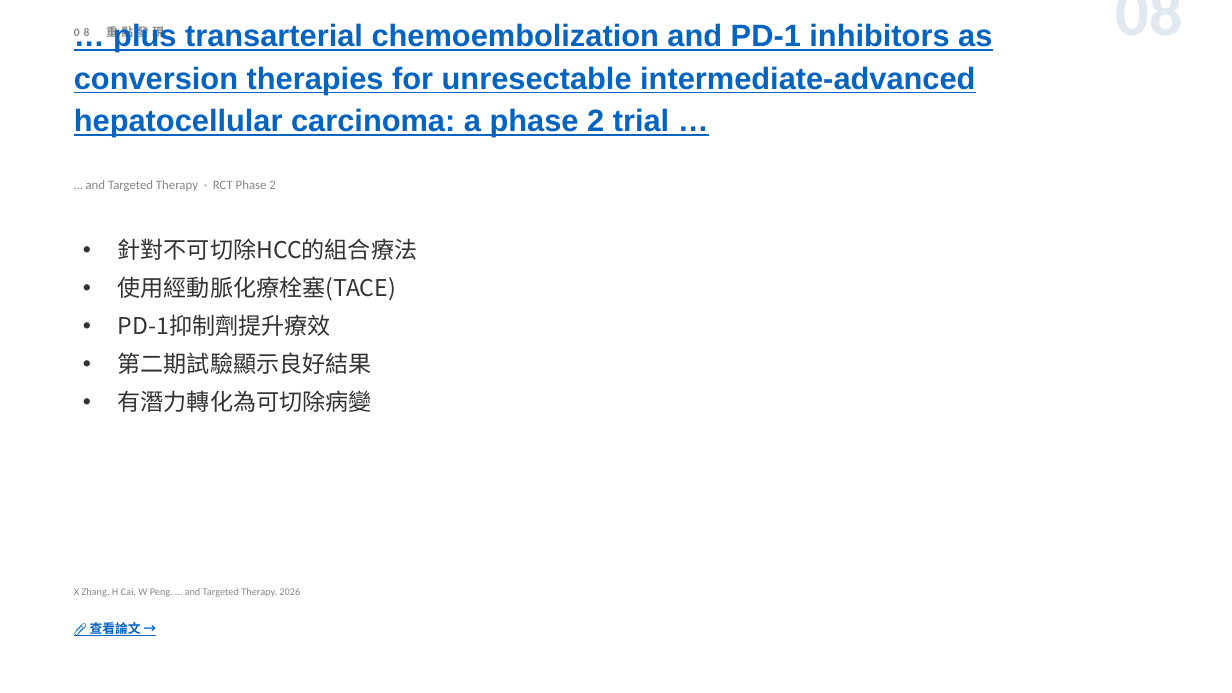
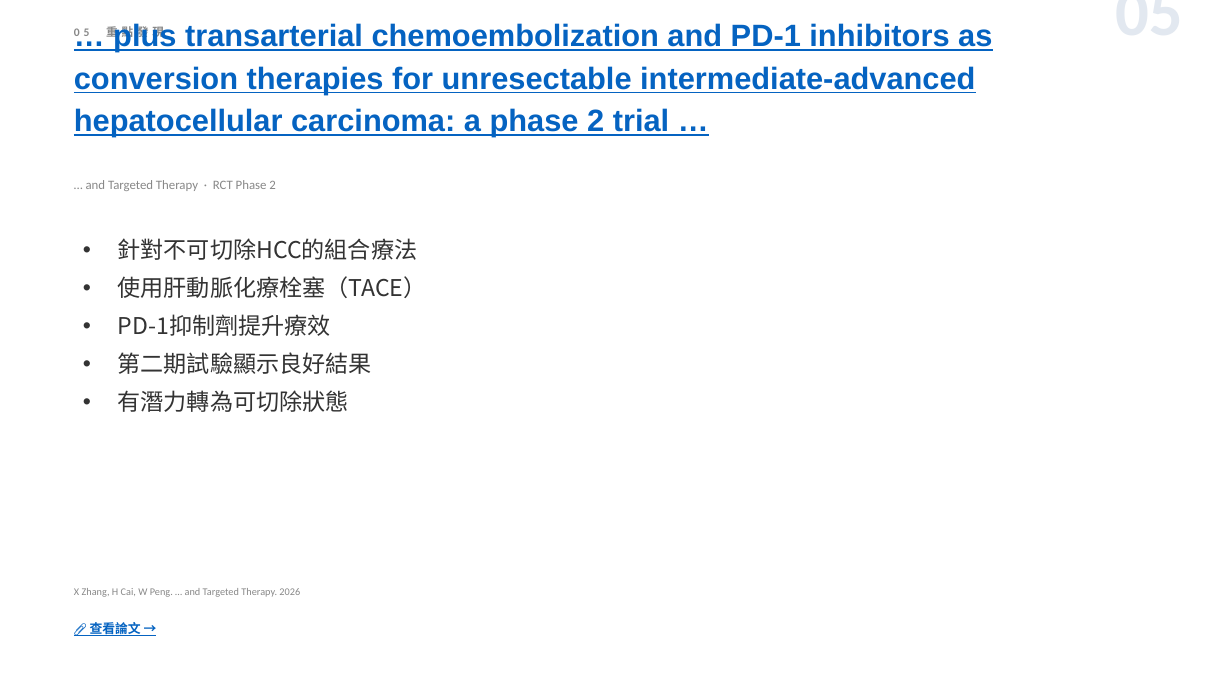
Before and after one commit to jejenhu-maker/hcc-weekly-digest, a slide deck: slide 7 of docs/digest-zh.pptx (slide 10 before the commit). Drawn at 1232x693 pixels with LibreOffice and Linux fonts; fonts in the diff are those of the drawing. Boxes give left, top, right and bottom in pixels: in the first picture for what was removed or moved away, otherwise in the second. Text is boxed around its words. In the diff, an @@ line names an element or a change of style, - is before the commit and + after.

```diff
--- a/docs/digest-zh.pptx
+++ b/docs/digest-zh.pptx
@@ text at (924, 9, 1183, 9): text changed @@
-08
+05
@@ text at (118, 276, 427, 298): text changed @@
-• 使用經動脈化療栓塞(TACE)
+• 使用肝動脈化療栓塞（TACE）
@@ text at (118, 390, 349, 412): text changed @@
-• 有潛力轉化為可切除病變
+• 有潛力轉為可切除狀態
```
Also in this commit, not shown: 12 other slides changed, 1 slide added, 1 slide removed, 2 other files.
